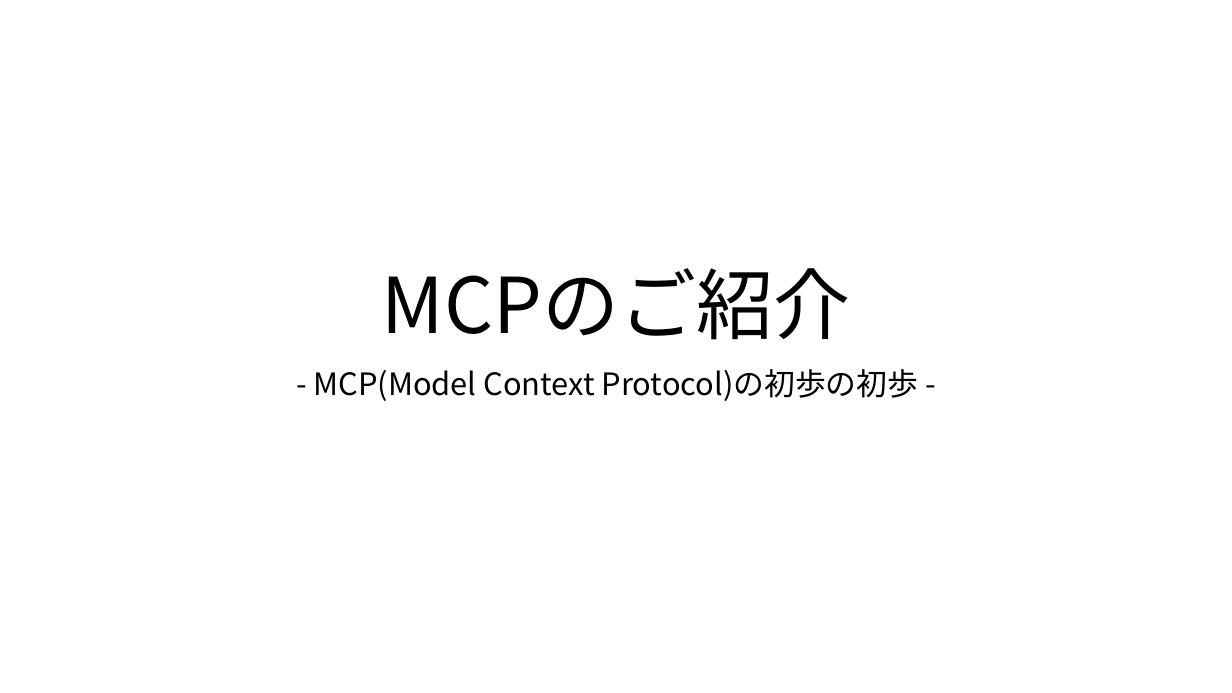
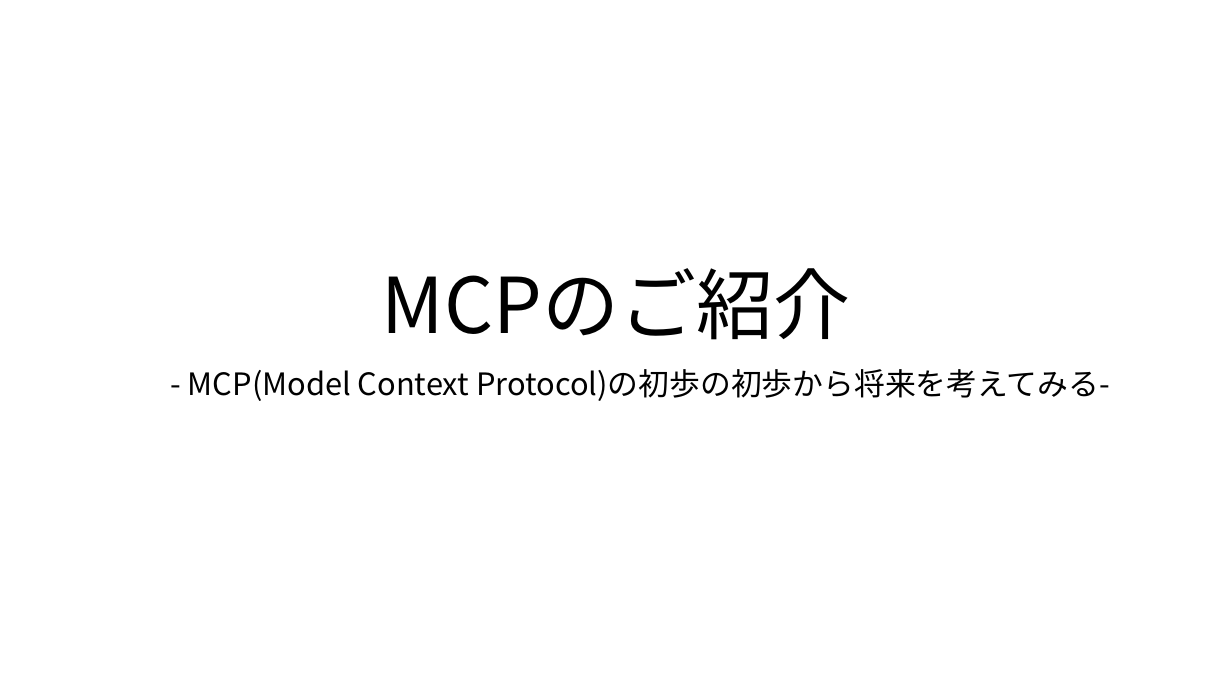
Before and after one commit to koga-miko/misc, a slide deck: slide 1 of raspberry-pi-report/MCPについて.pptx. Drawn at 1232x693 pixels with LibreOffice and Linux fonts; fonts in the diff are those of the drawing. Boxes give left, top, right and bottom in pixels: in the first picture for what was removed or moved away, otherwise in the second. Text is boxed around its words. In the diff, an @@ line names an element or a change of style, - is before the commit and + after.

```diff
--- a/raspberry-pi-report/MCPについて.pptx
+++ b/raspberry-pi-report/MCPについて.pptx
@@ subtitle at [188,369,1110,401]: text changed @@
-- MCP(Model Context Protocol)の初歩の初歩 -
+- MCP(Model Context Protocol)の初歩の初歩から将来を考えてみる-
```
Also in this commit, not shown: 7 other slides changed, 4 slides added.
